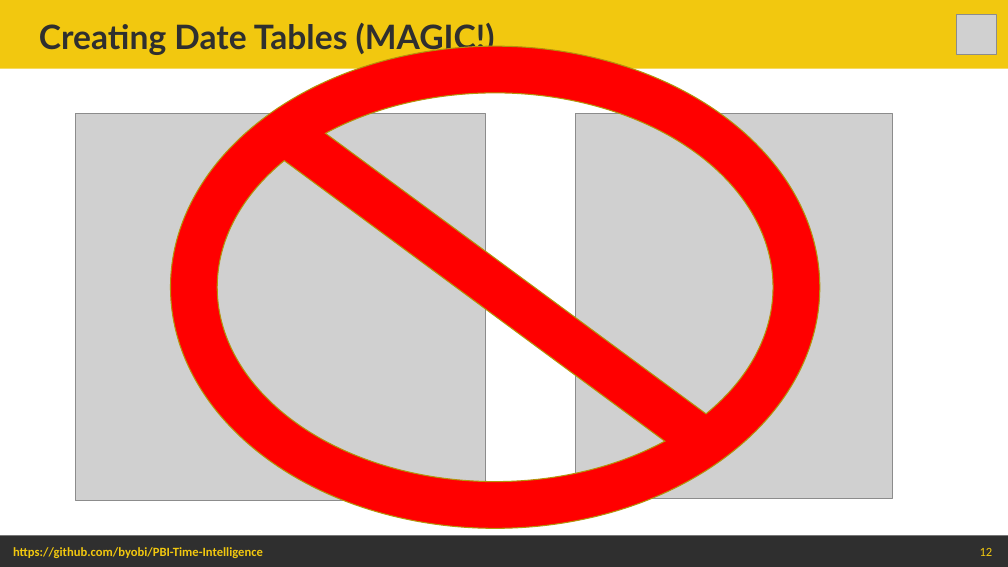
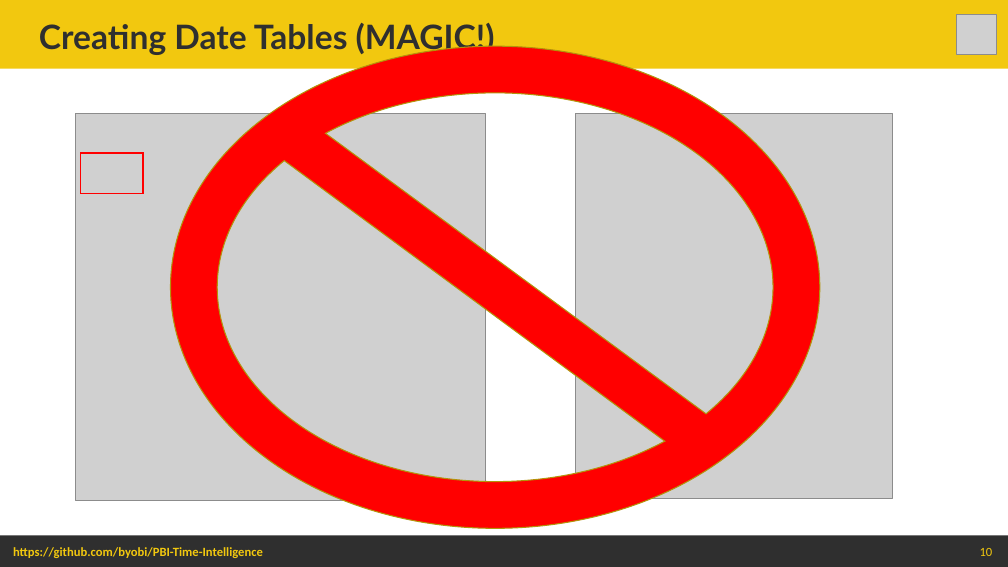
Before and after one commit to byobi/PBI-Time-Intelligence, a slide deck: slide 10 of Power BI Time Intelligence - Beyond the Basics.pptx (slide 12 before the commit). Drawn at 1008x567 pixels with LibreOffice and Linux fonts; fonts in the diff are those of the drawing; grey boxes stand for pictures. Boxes give left, top, right and bottom in pixels: in the first picture for what was removed or moved away, otherwise in the second. Text is boxed around its words. In the diff, an @@ line names an element or a change of style, - is before the commit and + after.

```diff
--- a/Power BI Time Intelligence - Beyond the Basics.pptx
+++ b/Power BI Time Intelligence - Beyond the Basics.pptx
@@ rectangle added at [81, 154, 143, 194], outline #FF0000 1.75 pt @@
@@ page number at [980, 548, 993, 556]: text changed @@
-12
+10
```
Also in this commit, not shown: 4 other slides changed, 4 slides added, 2 slides removed.
